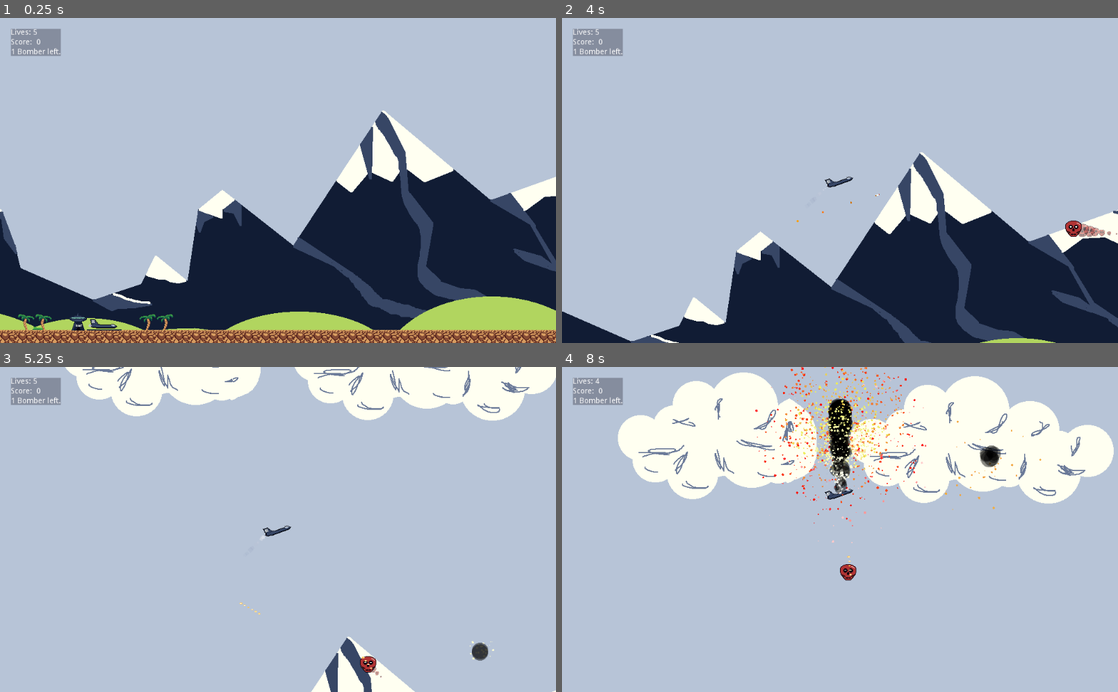
Above: before the commit, frames 1-4 (two rows, left to right).
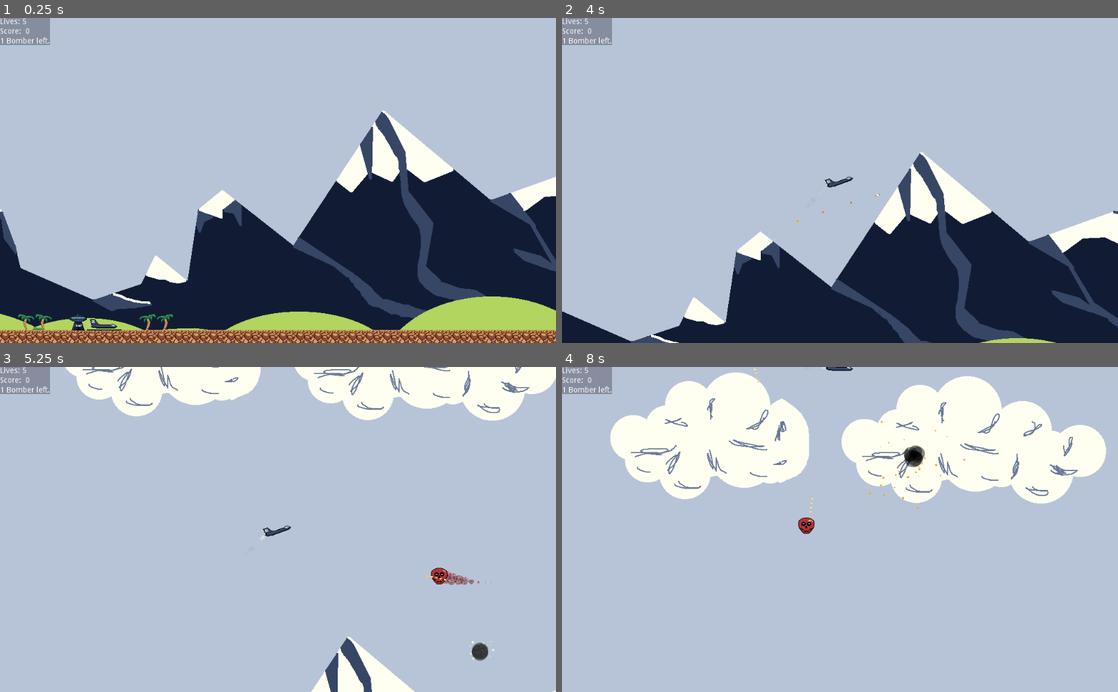
Above: after the commit, the same moments.

Repository: timbo-nz/jj2035
Game: Godot game, scene res://scenes/levels/Level3.tscn
Two runs of this game, one before a commit and one after it. Both use one fixed random seed, a clock stepped at 60 frames per second and the inputs below. This scene is started directly instead of the project's main scene.
Inputs (mouse positions are in pixels of both pictures, inside the frame that each line leads up to):
- Up to frame 1 (0.25 s): no input
- Up to frame 2 (4 s): tap Enter at 0.5 s; move the mouse to (962, 164) at 0.52 s; hold D (right) 0.53-2.03 s; tap Keypad 1 (game_over) at 0.6, 2.85 s; tap W (up) at 0.77, 1.52, 3.02, 3.77 s; move the mouse to (728, 196) at 1.27 s; tap Space (shoot) at 1.35, 3.6 s; move the mouse to (895, 109) at 2.02 s; hold A (left) 2.03-2.78 s; tap Keypad 9 (win_game) at 2.1 s; move the mouse to (812, 245) at 2.77 s; hold D (right) from 2.78 s (still down); move the mouse to (1006, 229) at 3.52 s
- Up to frame 3 (5.25 s): move the mouse to (111, 480) at 4.27 s; release D (right) at 4.28 s; hold A (left) 4.28-5.03 s; tap Keypad 9 (win_game) at 4.35 s; tap W (up) at 4.52 s; move the mouse to (305, 529) at 5.02 s; hold D (right) from 5.03 s (still down); tap Keypad 1 (game_over) at 5.1 s
- Up to frame 4 (8 s): move the mouse to (756, 448) at 5.77 s; release D (right) at 5.78 s; hold A (left) 5.78-7.28 s; tap Space (shoot) at 5.85 s; tap W (up) at 6.02, 6.77, 7.52 s; move the mouse to (962, 513) at 6.52 s; tap Keypad 9 (win_game) at 6.6 s; move the mouse to (728, 545) at 7.27 s; hold D (right) from 7.28 s (still down); tap Keypad 1 (game_over) at 7.35 s

The runs differ from the first frame. In frame 1, 0.9% of the frame differs, in the area x 0-11%, y 0-12%; in frame 2, 1.1%; in frame 3, 1.3%; in frame 4, 8.8%, in the area x 0-100%, y 0-66%.

Commit message:
update level 2 and 3 mission screens, increase red skull detection radius

Diff:
--- a/scenes/GUI/HUD.tscn
+++ b/scenes/GUI/HUD.tscn
@@ -4,22 +4,16 @@
 [ext_resource path="res://sprites/hud/hud_bg.png" type="Texture" id=2]
 
 [node name="HUD" type="MarginContainer"]
-margin_left = 20.0
-margin_top = 20.0
-margin_right = 20.0
-margin_bottom = 20.0
 script = ExtResource( 1 )
 
 [node name="NinePatchRect" type="NinePatchRect" parent="."]
 modulate = Color( 1, 1, 1, 0.282353 )
-margin_right = 222.0
-margin_bottom = 50.0
 texture = ExtResource( 2 )
 region_rect = Rect2( 178, 2, 54, 57 )
 
 [node name="VBoxContainer" type="VBoxContainer" parent="."]
-margin_right = 222.0
-margin_bottom = 50.0
+margin_right = 192.0
+margin_bottom = 64.0
 
 [node name="LivesBar" type="HBoxContainer" parent="VBoxContainer"]
 margin_right = 222.0
--- a/scenes/levels/Level3.tscn
+++ b/scenes/levels/Level3.tscn
@@ -27,7 +27,7 @@
 position = Vector2( 128, 1025.2 )
 
 [node name="RedSkull" parent="." instance=ExtResource( 6 )]
-position = Vector2( 1961, 800 )
+position = Vector2( 2162, 448 )
 HP = 7
 [connection signal="update_mission_status_text" from="." to="Player" method="_on_update_mission_status_text"]
 [connection signal="update_score" from="." to="Player" method="_on_update_score"]
--- a/scenes/levels/Level_2_Mission_Screen.tscn
+++ b/scenes/levels/Level_2_Mission_Screen.tscn
@@ -8,11 +8,12 @@
 script = ExtResource( 1 )
 
 [node name="VBarContainer" type="VBoxContainer" parent="."]
-margin_right = 146.0
-margin_bottom = 214.0
+margin_left = 448.0
+margin_top = 192.0
+margin_right = 601.0
+margin_bottom = 406.0
 
 [node name="HBoxContainer2" type="HBoxContainer" parent="VBarContainer"]
-editor/display_folded = true
 margin_right = 153.0
 margin_bottom = 14.0
 alignment = 1
--- a/scenes/levels/Level_3_Mission_Screen.tscn
+++ b/scenes/levels/Level_3_Mission_Screen.tscn
@@ -8,8 +8,10 @@
 script = ExtResource( 1 )
 
 [node name="VBarContainer" type="VBoxContainer" parent="."]
-margin_right = 146.0
-margin_bottom = 214.0
+margin_left = 448.0
+margin_top = 192.0
+margin_right = 601.0
+margin_bottom = 406.0
 
 [node name="HBoxContainer2" type="HBoxContainer" parent="VBarContainer"]
 editor/display_folded = true
--- a/scripts/RedSkull.gd
+++ b/scripts/RedSkull.gd
@@ -35,7 +35,7 @@
 
 	var new_anim = "idle"
 
-	if self.global_position.distance_to(playerPos) < 800:
+	if self.global_position.distance_to(playerPos) < 1200:
 		ALERTED = true
 
 	if STATE == STATE_ALIVE && !ALERTED:
